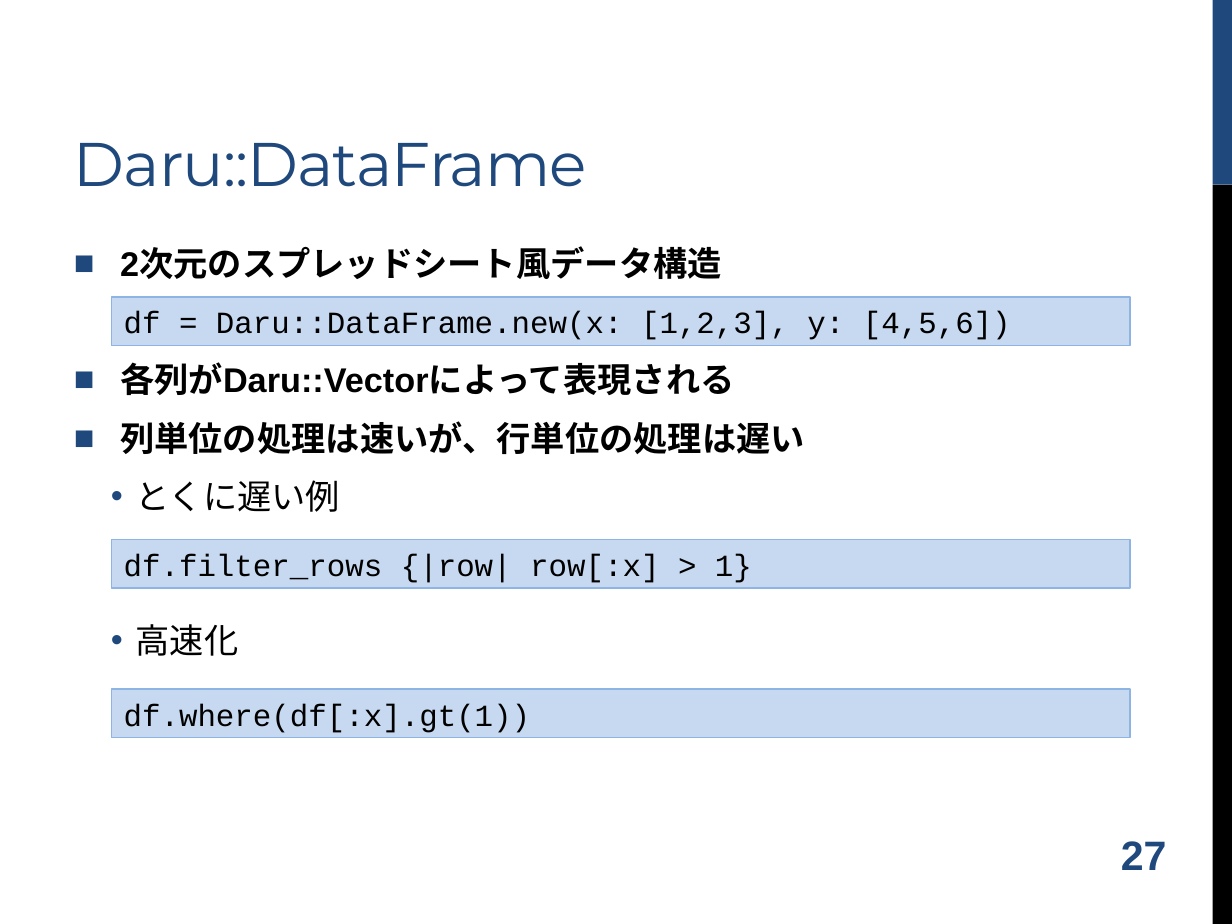
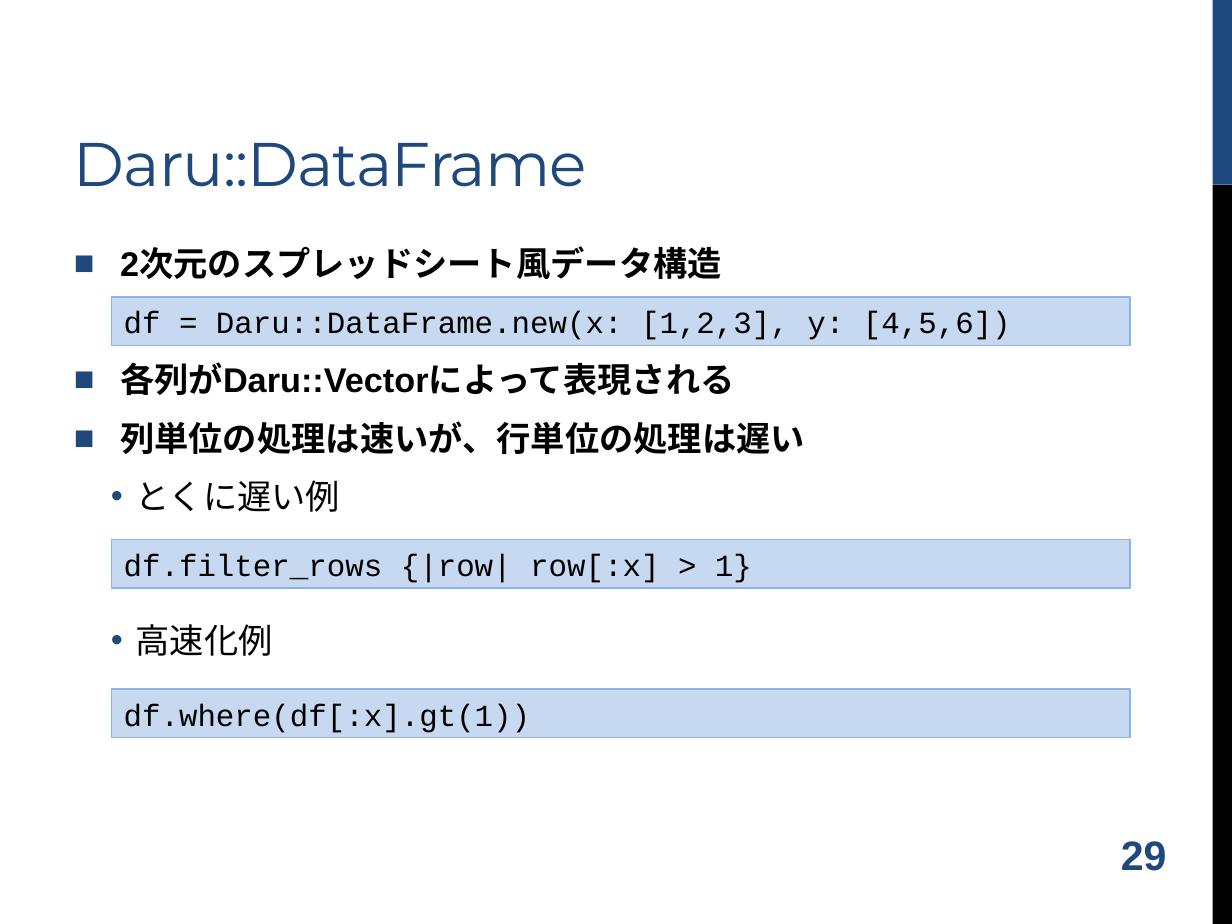
Before and after one commit to shugo/DCW2016, a slide deck: slide 30 of ruby_data_analysis.pptx (slide 28 before the commit). Drawn at 1232x924 pixels with LibreOffice and Linux fonts; fonts in the diff are those of the drawing; background and template pictures are left out. Boxes give left, top, right and bottom in pixels: in the first picture for what was removed or moved away, otherwise in the second. Text is boxed around its words. In the diff, an @@ line names an element or a change of style, - is before the commit and + after.

```diff
--- a/ruby_data_analysis.pptx
+++ b/ruby_data_analysis.pptx
@@ text at <box>136,624,273,656</box>: text changed @@
-  • 高速化
+  • 高速化例
@@ page number at <box>1121,841,1167,871</box>: text changed @@
-27
+29
```
Also in this commit, not shown: 8 other slides changed, 8 slides added, 4 slides removed, 2 other files.
